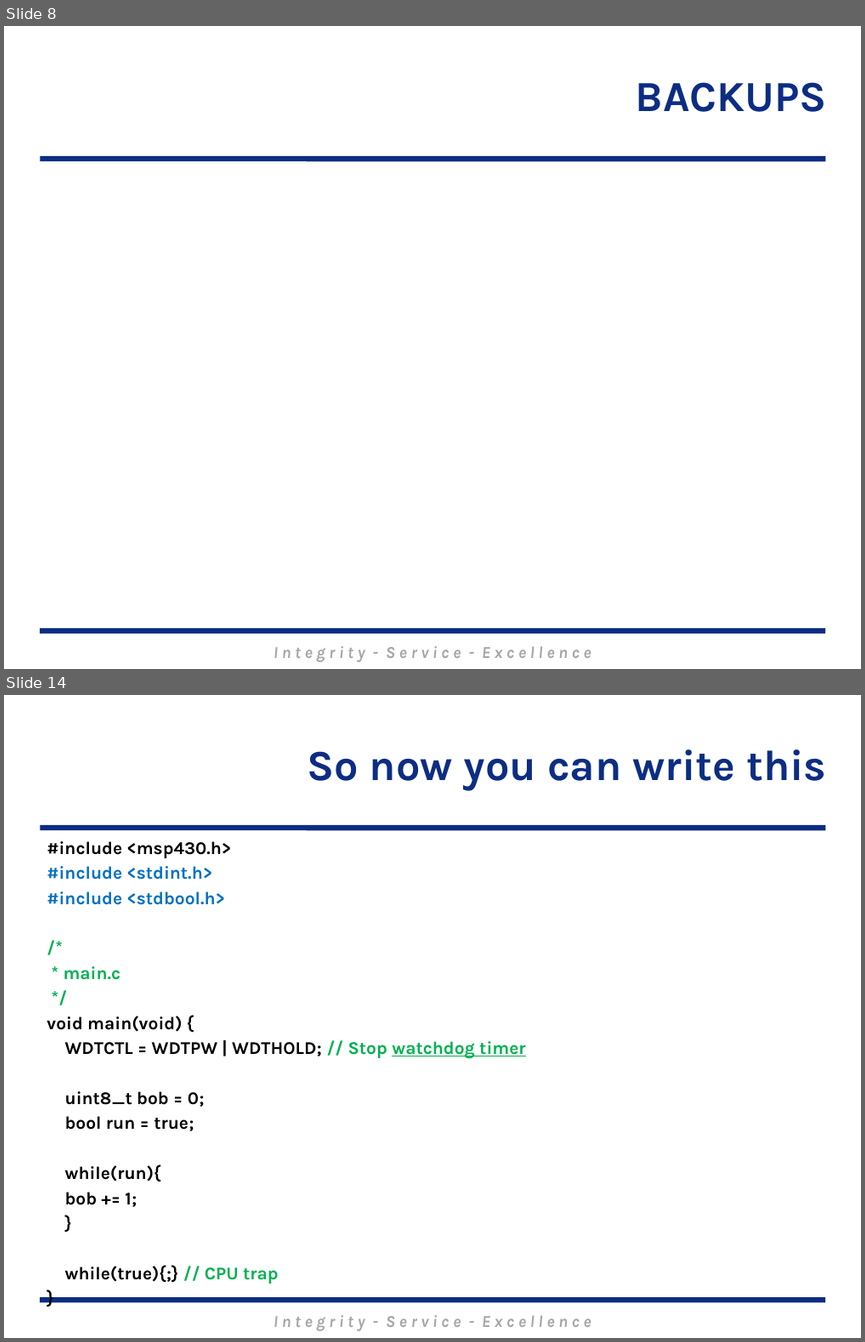
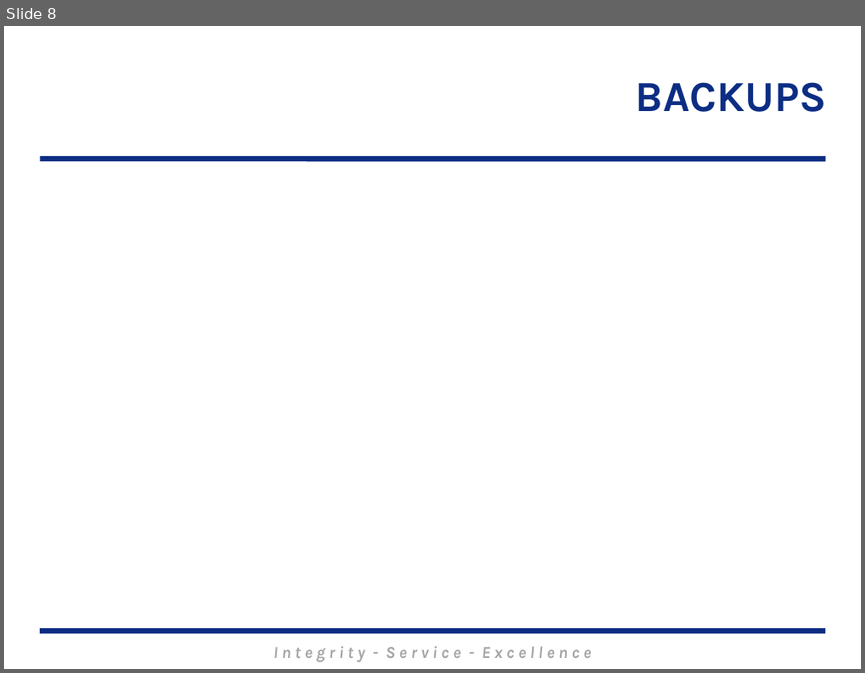
Before and after one commit to MarsUniversity/ECE382, a slide deck: source/lessons/lsn19/Lsn19.pptx. Shown one above the other, each under a label of ours: slides 8 and 14 before the commit, slide 8 after it; the slides between them are not shown. The pictures are 865x1342 and 865x673 pixels, drawn with LibreOffice and Linux fonts; fonts in the diff are those of the drawing; background and template pictures are left out. Boxes give left, top, right and bottom in pixels: in the first picture for what was removed or moved away, otherwise in the second. Text is boxed around its words. In the diff, an @@ line names an element or a change of style, - is before the commit and + after.

```diff
--- a/source/lessons/lsn19/Lsn19.pptx
+++ b/source/lessons/lsn19/Lsn19.pptx
@@ slide 14 removed at (x1=4, y1=695, x2=861, y2=1338), background #FFFFFF; not listed: 3 template elements that a slide beside it also shows @@
@@ title removed at (x1=307, y1=749, x2=826, y2=791) @@
-So now you can write this
@@ text removed at (x1=46, y1=841, x2=525, y2=1283) @@
-#include <msp430.h>
-#include <stdint.h>
-#include <stdbool.h>
-/*
-* main.c
-*/
-void main(void) {
-WDTCTL = WDTPW | WDTHOLD; // Stop watchdog timer
-uint8_t bob = 0;
-bool run = true;
-while(run){
-bob += 1;
-}
-while(true){;} // CPU trap
-}
```
Also in this commit, not shown: 1 slide changed, 19 other slides removed, 5 other files.
